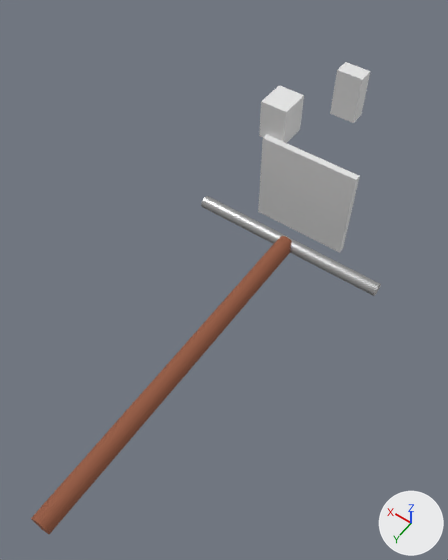
Before and after pictures for a commit that changed the Blender file PipeGenBench/output/test/Scene_00001/scene.blend.
The view is the same before and after, from a camera (50 mm lens) standing at (-2.71, 5.33, 6.7) and looking at (0.01, 1.52, 0.71). Arrows for +X, +Y and +Z are at lower right; the lights stay in place. The picture after the commit comes second.

Names of what the first picture shows: 'Occluder', 'Occluder_0', 'Occluder_1', 'Pipe_Branch', 'Pipe_Main'.
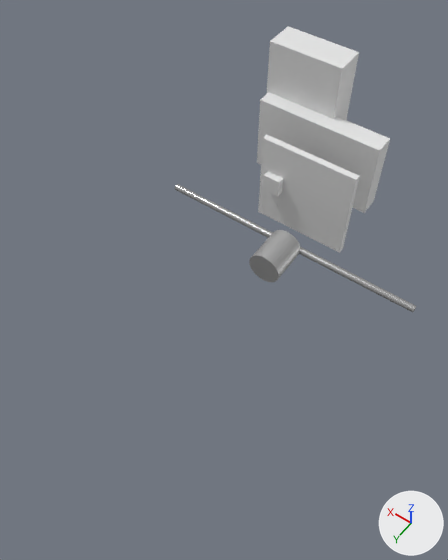
Where the newer file only moved an object's origin or applied its transform, the numbers keep the older frame.

Where the change shows, as pixel boxes (x1, y1, x2, y2) in the pictures (448 x 560 px):
'Pipe_Branch', recoloured, rescaled (80% narrower, 82% shorter)
    before: (31, 236, 292, 534)
    after: (249, 230, 300, 282)
'Occluder_0', reshaped (219% wider, 97% taller)
    before: (330, 62, 371, 123)
    after: (257, 92, 390, 213)
'Occluder_2', added
    after: (267, 26, 359, 120)
'Pipe_Main', rescaled (34% wider, 28% taller)
    before: (201, 196, 381, 296)
    after: (175, 184, 416, 312)
'Occluder_1', moved, rescaled (54% narrower, 58% shorter)
    before: (259, 85, 304, 143)
    after: (263, 172, 283, 196)

Edits to the bpy script that builds the scene:
```text
Change mat_mat_pipe_branch:
    mat_mat_pipe_branch.base_color: (0.3, 0.1, 0.05) -> (0.5, 0.5, 0.5)  # brown #95593f -> grey #bcbcbc
Change me_cylinder:
    used by ob_pipe_main; location = (0.0, 0.0, 0.0); rotation_euler = (0.0, 1.571, 0.0), in degrees (0, 90, 0)
    remove me_cylinder.from_pydata(...)  # 64 vertices, 34 faces; spans x -0.09..0.09, y -0.09..0.09, z -1.45..1.45
    add me_cylinder.from_pydata(...)  # 64 vertices, 34 faces; spans x -0.05..0.05, y -0.05..0.05, z -2.0..2.0
    me_cylinder part 1: the whole mesh is scaled about its middle by (0.529, 0.529, 1.38)
Change me_cylinder_001:
    used by ob_pipe_branch; location = (0.0, 2.42, 0.0); rotation_euler = (1.571, 0.0, 0.0), in degrees (90, 0, 0)
    remove me_cylinder_001.from_pydata(...)  # 64 vertices, 34 faces; spans x -0.13..0.13, y -0.13..0.13, z -2.42..2.42
    add me_cylinder_001.from_pydata(...)  # 64 vertices, 34 faces; spans x -0.24..0.24, y -0.24..0.24, z -0.29..0.29
    me_cylinder_001 part 2: the whole mesh is scaled about its middle by (1.88, 1.88, 0.121)
Change me_cube_002:
    used by ob_occluder_0; location = (-0.04, -1.2, 1.85); scale = (0.435, 0.265, 0.808)
    remove me_cube_002.from_pydata(...)  # 8 vertices, 6 faces; spans x -0.408..0.408, y -0.408..0.408, z -0.408..0.408
    add me_cube_002.from_pydata(...)  # 8 vertices, 6 faces; spans x -1.18..3.406, y -2.014..-0.807, z -2.584..-1.053
    me_cube_002 part 3
    me_cube_002.vertices[0].co: (-0.408, -0.408, -0.408) -> (-1.18, -2.014, -2.584)  # pixel (361, 114) -> pixel (373, 201)
    me_cube_002.vertices[1].co: (-0.408, -0.408, 0.408) -> (-1.18, -2.014, -1.053)  # pixel (370, 71) -> pixel (390, 138)
    me_cube_002.vertices[2].co: (-0.408, 0.408, -0.408) -> (-1.18, -0.807, -2.584)  # pixel (353, 123) -> pixel (364, 213)
    me_cube_002.vertices[3].co: (-0.408, 0.408, 0.408) -> (-1.18, -0.807, -1.053)  # pixel (362, 79) -> pixel (380, 150)
    me_cube_002.vertices[4].co: (0.408, -0.408, -0.408) -> (3.406, -2.014, -2.584)
    me_cube_002.vertices[5].co: (0.408, -0.408, 0.408) -> (3.406, -2.014, -1.053)  # pixel (345, 61) -> not seen
    me_cube_002.vertices[6].co: (0.408, 0.408, -0.408) -> (3.406, -0.807, -2.584)  # pixel (330, 113) -> pixel (256, 162)
    me_cube_002.vertices[7].co: (0.408, 0.408, 0.408) -> (3.406, -0.807, -1.053)  # pixel (337, 69) -> pixel (260, 99)
Change me_cube_003:
    used by ob_occluder_1; location = (0.87, -1.08, 1.16); scale = (0.24, 0.273, 0.347)
    remove me_cube_003.from_pydata(...)  # 8 vertices, 6 faces; spans x -0.85..0.85, y -0.85..0.85, z -0.85..0.85
    add me_cube_003.from_pydata(...)  # 8 vertices, 6 faces; spans x -1.3..-0.16, y 1.07..1.61, z -3.07..-2.25
    me_cube_003 part 4: the whole mesh is scaled about its middle by (0.664, 0.319, 0.483), then moved by (-0.73, 1.34, -2.66)
Add me_cube_004:
    me_cube_004.from_pydata(...)  # a box spanning x -0.77..0.77, y -0.77..0.77, z -0.77..0.77
Change ob_pipe_branch:
    ob_pipe_branch.location: (0.0, 2.42, 0.0) -> (0.0, 0.29, 0.0)
Add ob_occluder_2:
    ob_occluder_2 = bpy.data.objects.new('Occluder_2', me_cube_004)
    ob_occluder_2.location = (0.89, -1.9, 0.91)
    ob_occluder_2.scale = (0.756, 0.316, 1.19)
```
